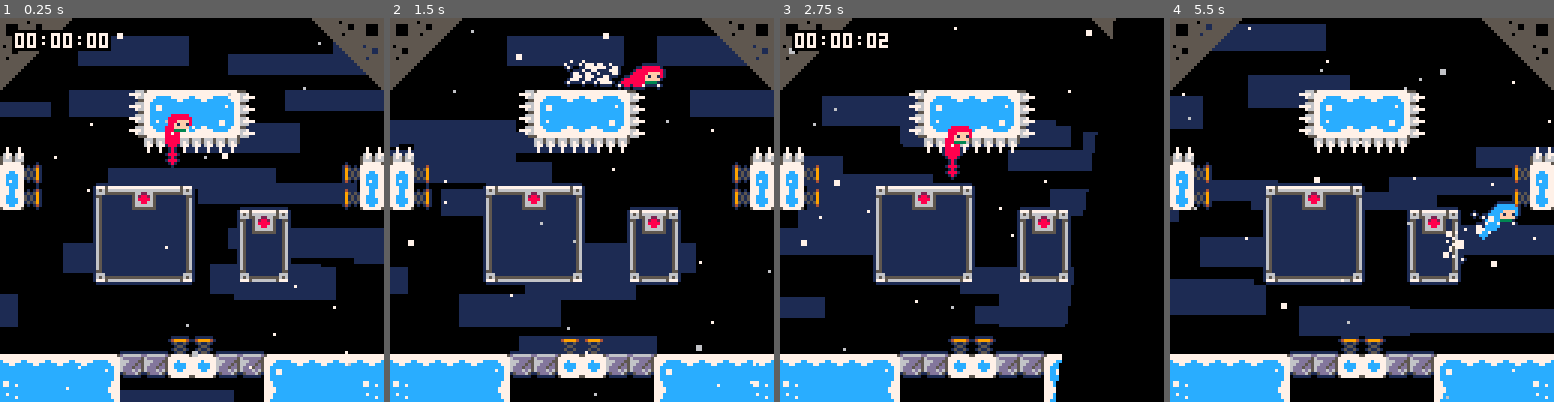
Above: before the commit, frames 1-4 (left to right).
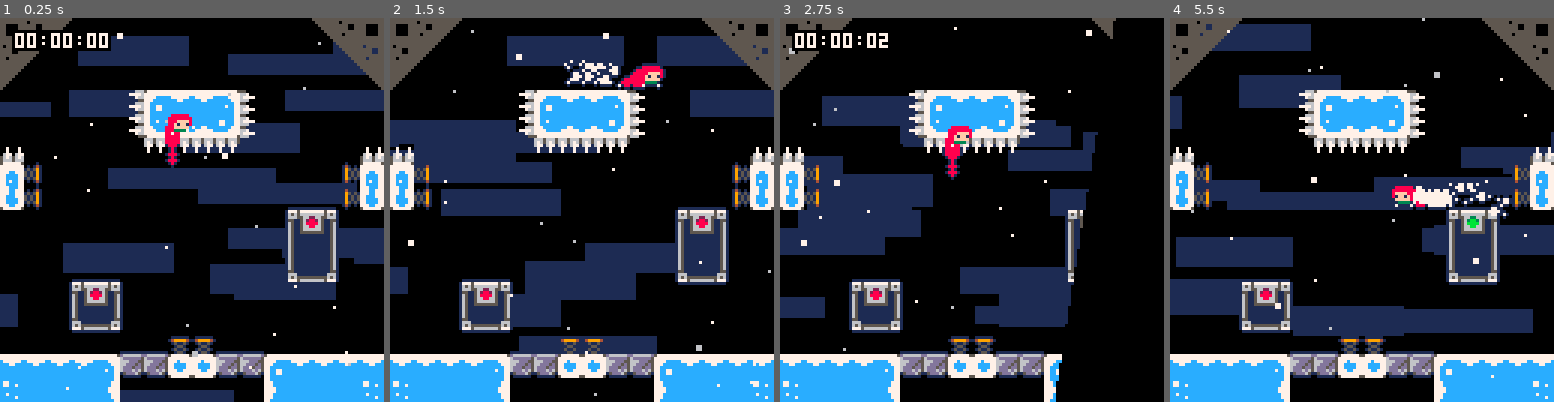
Above: after the commit, the same moments.

Repository: CelesteClassic/newleste.p8
Game: PICO-8 cartridge city.p8
Same seed, same stepped clock (60 frames per second), same inputs: the game is played once before the commit and once after it.
Inputs:
- Up to frame 1 (0.25 s): no input
- Up to frame 2 (1.5 s): tap X (X key) at 0.33, 1.07 s; tap O (Z key) at 0.7 s
- Up to frame 3 (2.75 s): hold Right 1.6-2.1 s; tap O (Z key) at 1.7, 2.1, 2.5 s; tap X (X key) at 1.85 s; hold Up 2.15-2.42 s; hold Right from 2.47 s (still down)
- Up to frame 4 (5.5 s): tap O (Z key) every 0.4 s from 2.9 to 5.3 s; tap X (X key) at 2.97, 4.08, 5.2 s; release Right at 3.03 s; hold Left 3.08-3.58 s; hold Down 3.63-3.97 s; hold Right 4.02-4.68 s; hold Up 4.73-5.03 s; hold Left from 5.08 s (still down)

The runs differ from the first frame. In frame 1, 11% of the frame differs, in the area x 17-89%, y 42-83%; in frame 2, 11%; in frame 3, 10%; in frame 4, 15%, in the area x 0-100%, y 0-100%.

Commit message:
finished implementing zipper movement

Diff:
--- a/city.p8
+++ b/city.p8
@@ -1,5 +1,5 @@
 pico-8 cartridge // http://www.pico-8.com
-version 29
+version 32
 __lua__
 --newleste.p8 base cart
 
@@ -646,7 +646,9 @@
     this.accel=0.5
     this.max_spd=6
     this.solid_obj=true
-    this.startup=0
+    this.delay=0
+    this.state=0
+    this.shake=0
     this.id=tile_at(this.x/8,this.y/8-1)
     while this.right()<lvl_pw-1 and tile_at(this.right()/8+1,this.y/8)==68 do
       this.hitbox.w+=8
@@ -655,7 +657,7 @@
       this.hitbox.h+=8
     end
     this.break_timer,this.death_timer=0,0
-    this.start_x,this.start_y=this.x,this.y
+    this.start=vector(this.x,this.y)
   end,
   end_init=function(this)
     for o in all(objects) do
@@ -672,30 +674,60 @@
     this.dir=vector(dx/d,dy/d)
   end,
   update=function(this)
-    if this.startup>0 then
-    	this.startup-=1
-    elseif this.active then
-    	this.spd.x=appr(this.spd.x,this.max_spd*this.dir.x,abs(this.accel*this.dir.x))
-    	this.spd.y=appr(this.spd.y,this.max_spd*this.dir.y,abs(this.accel*this.dir.y))
-    end
-
-    local hit=this.check(player,0,-1)
-    if hit and not this.active then
-      this.startup=4
-      this.active=true
-    end
+    -- states:
+    -- 0 - idle
+    -- 1 - active moving towards target
+    -- 2 - returning back to original pos
+    if this.delay>0 then
+      this.delay-=1
+    elseif this.state==0 then
+      local hit=this.check(player,0,-1)
+      if hit then
+        this.delay=4
+        this.shake=4
+        this.state=1
+      end
+    elseif this.state==1 then
+      for axis in all{"x","y"} do
+        this.spd[axis]=appr(this.spd[axis],this.max_spd*this.dir[axis],abs(this.accel*this.dir[axis]))
+        this.spd[axis]=mid(this.spd[axis],this[axis]-this.target[axis],this.target[axis]-this[axis])
+      end
+      if this.x==this.target.x and this.y==this.target.y then
+        this.state=2
+        this.delay=15
+        this.shake=6
+      end
+    elseif this.state==2 then
+      for axis in all{"x","y"} do
+        this.spd[axis]=appr(this.spd[axis],-1*this.dir[axis],abs(0.2*this.dir[axis]))
+        this.spd[axis]=mid(this.spd[axis],this[axis]-this.start[axis],this.start[axis]-this[axis])
+      end
+      if this.x==this.start.x and this.y==this.start.y then
+        this.state=0
+        this.delay=15
+        this.shake=4
+      end
+    end
+    if this.shake>0 then
+      this.shake-=1
+    end
+
+
   end,
   draw=function(this)
     local x,y=this.x,this.y
-    if this.startup>0 then
+    if this.shake>0 then
       x+=rnd(2)-1
       y+=rnd(2)-1
     end
     local r,b=x+this.hitbox.w-1,y+this.hitbox.h-1
 
-    if this.active then
+    if this.state==1 and this.delay==0 or this.state==2 and this.delay>0 then
     	pal(2,3)
     	pal(8,11)
+    elseif this.state==2 and this.delay==0 then
+      pal(2,9)
+      pal(8,10)
     end
 
     --chasis
@@ -1499,16 +1531,16 @@
 2b3b29000000000000000000002a3b2b00000000000000000000000000000000000000000000000000000000000000000000000000000000000000000000000000000000000000000000000000000000000000000000000000000000000000000000000000000000000000000000000000000000000000000000000000000000
 3b290000000000000000000000002a3b00000000000000000000000000000000000000000000000000000000000000000000000000000000000000000000000000000000000000000000000000000000000000000000000000000000000000000000000000000000000000000000000000000000000000000000000000000000
 2900000000000001000000000000002a00000000000000000000000000000000000000000000000000000000000000000000000000000000000000000000000000000000000000000000000000000000000000000000000000000000000000000000000000000000000000000000000000000000000000000000000000000000
-0000800000132122222312008100000000000000000000000000000000000000000000000000000000000000000000000000000000000000000000000000000000000000000000000000000000000000000000000000000000000000000000000000000000000000000000000000000000000000000000000000000000000000
+0000000000132122222312000000000000000000000000000000000000000000000000000000000000000000000000000000000000000000000000000000000000000000000000000000000000000000000000000000000000000000000000000000000000000000000000000000000000000000000000000000000000000000
 0000000000133132323312000000000000000000000000000000000000000000000000000000000000000000000000000000000000000000000000000000000000000000000000000000000000000000000000000000000000000000000000000000000000000000000000000000000000000000000000000000000000000000
-1000000000001111111100000000001000000000000000000000000000000000000000000000000000000000000000000000000000000000000000000000000000000000000000000000000000000000000000000000000000000000000000000000000000000000000000000000000000000000000000000000000000000000
-2708000080000000000000000000082700000000000000000000000000000000000000000000000000000000000000000000000000000000000000000000000000000000000000000000000000000000000000000000000000000000000000000000000000000000000000000000000000000000000000000000000000000000
-3708000043444444000081000000083700000000000000000000000000000000000000000000000000000000000000000000000000000000000000000000000000000000000000000000000000000000000000000000000000000000000000000000000000000000000000000000000000000000000000000000000000000000
-0000000044000000000043440000000000000000000000000000000000000000000000000000000000000000000000000000000000000000000000000000000000000000000000000000000000000000000000000000000000000000000000000000000000000000000000000000000000000000000000000000000000000000
-0000000044000000000044000000000000000000000000000000000000000000000000000000000000000000000000000000000000000000000000000000000000000000000000000000000000000000000000000000000000000000000000000000000000000000000000000000000000000000000000000000000000000000
-00000000440000000000440000000000000000000a0000000000000000000000000000000000000000000000000000000000000000000000000000000000000000000000000000000000000000000000000000000000000000000000000000000000000000000000000000000000000000000000000000000000000000000000
-0000000000000000000000000000000000000000000000000000000000000000000000000000000000000000000000000000000000000000000000000000000000000000000000000000000000000000000000000000000000000000000000000000000000000000000000000000000000000000000000000000000000000000
-0000000000000000000000000000000000000000000000000000000000000000000000000000000000000000000000000000000000000000000000000000000000000000000000000000000000000000000000000000000000000000000000000000000000000000000000000000000000000000000000000000000000000000
+1000008000001111111100000000001000000000000000000000000000000000000000000000000000000000000000000000000000000000000000000000000000000000000000000000000000000000000000000000000000000000000000000000000000000000000000000000000000000000000000000000000000000000
+2708000000000000000000000000082700000000000000000000000000000000000000000000000000000000000000000000000000000000000000000000000000000000000000000000000000000000000000000000000000000000000000000000000000000000000000000000000000000000000000000000000000000000
+3708000000000000000000008100083700000000000000000000000000000000000000000000000000000000000000000000000000000000000000000000000000000000000000000000000000000000000000000000000000000000000000000000000000000000000000000000000000000000000000000000000000000000
+0000000000810000000000004344000000000000000000000000000000000000000000000000000000000000000000000000000000000000000000000000000000000000000000000000000000000000000000000000000000000000000000000000000000000000000000000000000000000000000000000000000000000000
+0000000000000000000000004400000000000000000000000000000000000000000000000000000000000000000000000000000000000000000000000000000000000000000000000000000000000000000000000000000000000000000000000000000000000000000000000000000000000000000000000000000000000000
+00000080000000000000000044000000000000000a0000000000000000000000000000000000000000000000000000000000000000000000000000000000000000000000000000000000000000000000000000000000000000000000000000000000000000000000000000000000000000000000000000000000000000000000
+0000004344000000000000000000000000000000000000000000000000000000000000000000000000000000000000000000000000000000000000000000000000000000000000000000000000000000000000000000000000000000000000000000000000000000000000000000000000000000000000000000000000000000
+0000004400000000000000000000000000000000000000000000000000000000000000000000000000000000000000000000000000000000000000000000000000000000000000000000000000000000000000000000000000000000000000000000000000000000000000000000000000000000000000000000000000000000
 0000000000000009090000000000000001000000000000000000000000000000000000000000000000000000000000000000000000000000000000000000000000000000000000000000000000000000000000000000000000000000000000000000000000000000000000000000000000000000000000000000000000000000
 2222222223171720201717212222222223000000000000000000000000000000000000000000000000000000000000000000000000000000000000000000000000000000000000000000000000000000000000000000000000000000000000000000000000000000000000000000000000000000000000000000000000000000
 3825252526000000000000242525253826000000000000000000000000000000000000000000000000000000000000000000000000000000000000000000000000000000000000000000000000000000000000000000000000000000000000000000000000000000000000000000000000000000000000000000000000000000
